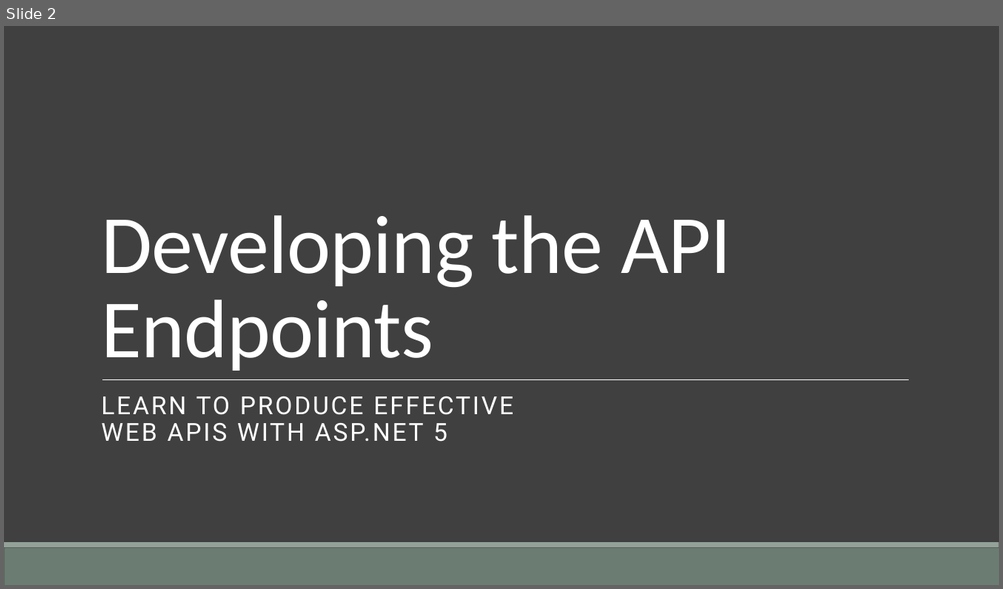
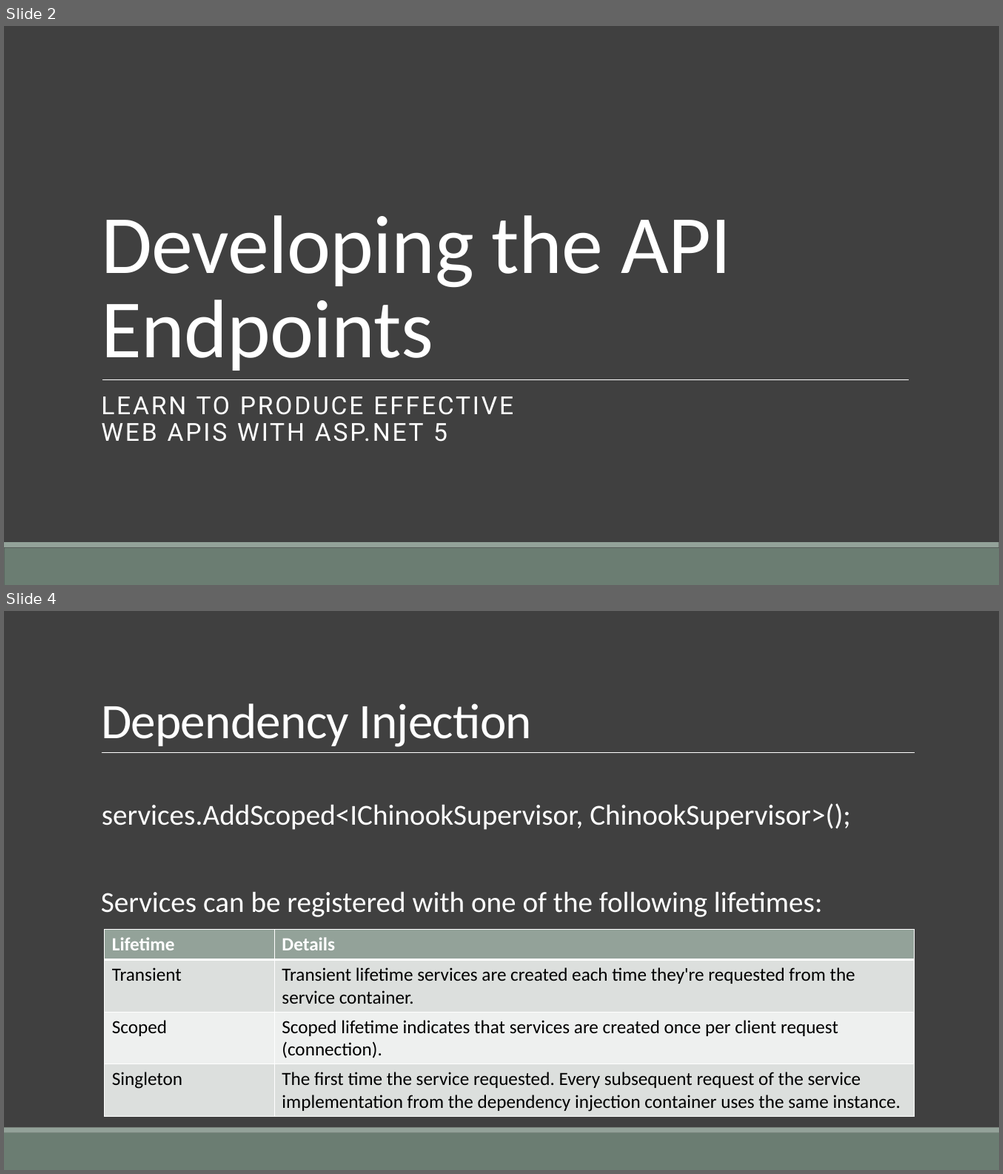
Before and after one commit to cwoodruff/aspnet-5-web-api-workshop, a slide deck: module-1/01-06 Developing the API Endpoints/01-06 Developing the Web API endpoints.pptx. Shown one above the other, each under a label of ours: slide 2 before the commit, slides 2 and 4 after it; the slides between them are not shown. The pictures are 1003x589 and 1003x1174 pixels, drawn with LibreOffice and Linux fonts; fonts in the diff are those of the drawing; background and template pictures are left out. Boxes give left, top, right and bottom in pixels: in the first picture for what was removed or moved away, otherwise in the second. Text is boxed around its words. In the diff, an @@ line names an element or a change of style, - is before the commit and + after.

```diff
--- a/module-1/01-06 Developing the API Endpoints/01-06 Developing the Web API endpoints.pptx
+++ b/module-1/01-06 Developing the API Endpoints/01-06 Developing the Web API endpoints.pptx
@@ slide 4 added at (x1=4, y1=611, x2=999, y2=1170), background #404040; not listed: 2 template elements that a slide beside it also shows @@
@@ title added at (x1=101, y1=703, x2=532, y2=747), 48 pt, text #FFFFFF @@
+Dependency Injection
@@ line added from (102, 753) to (915, 753), #FFFFFF 0.5 pt @@
@@ text added at (x1=102, y1=803, x2=851, y2=830), 28 pt, text #FFFFFF @@
+  services.AddScoped<IChinookSupervisor, ChinookSupervisor>();
@@ text added at (x1=101, y1=891, x2=822, y2=917), 28 pt, text #FFFFFF @@
+Services can be registered with one of the following lifetimes:
@@ table added at (x1=105, y1=930, x2=914, y2=1117), 4 rows, 2 columns @@
+Lifetime | Details
+Transient | Transient lifetime services are created each time they're requested from the service container.
+Scoped | Scoped lifetime indicates that services are created once per client request (connection).
+Singleton | The first time the service requested. Every subsequent request of the service implementation from the dependency injection container uses the same instance.
```
Also in this commit, not shown: 12 other slides added, 6 other files.
